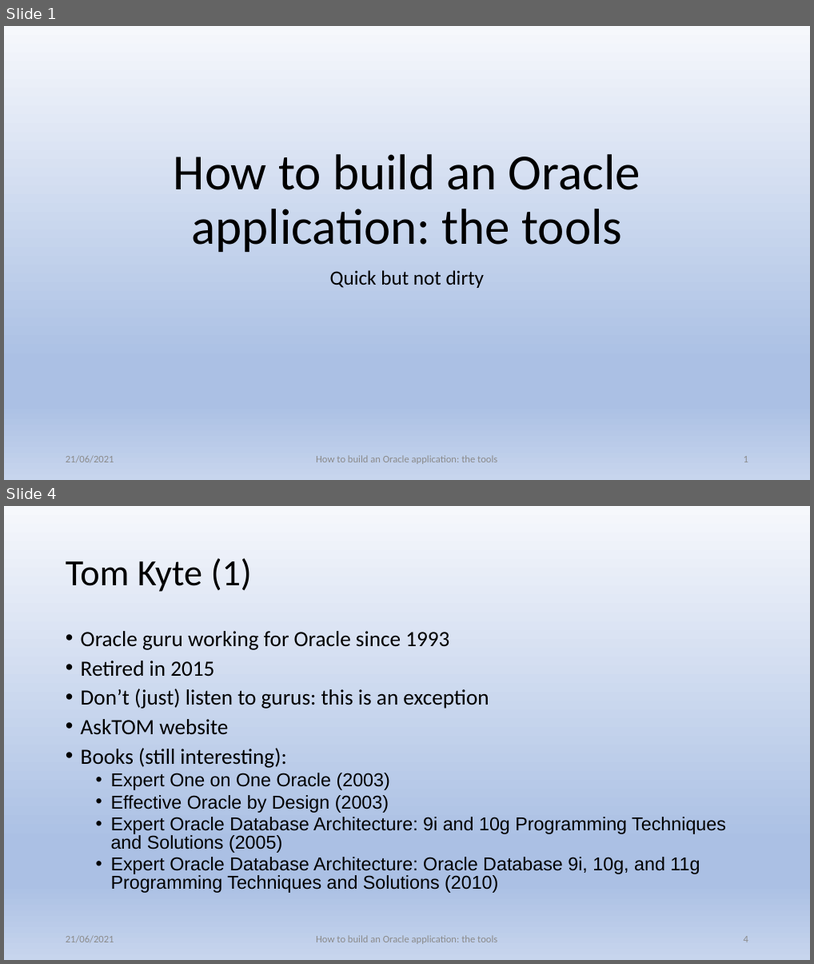
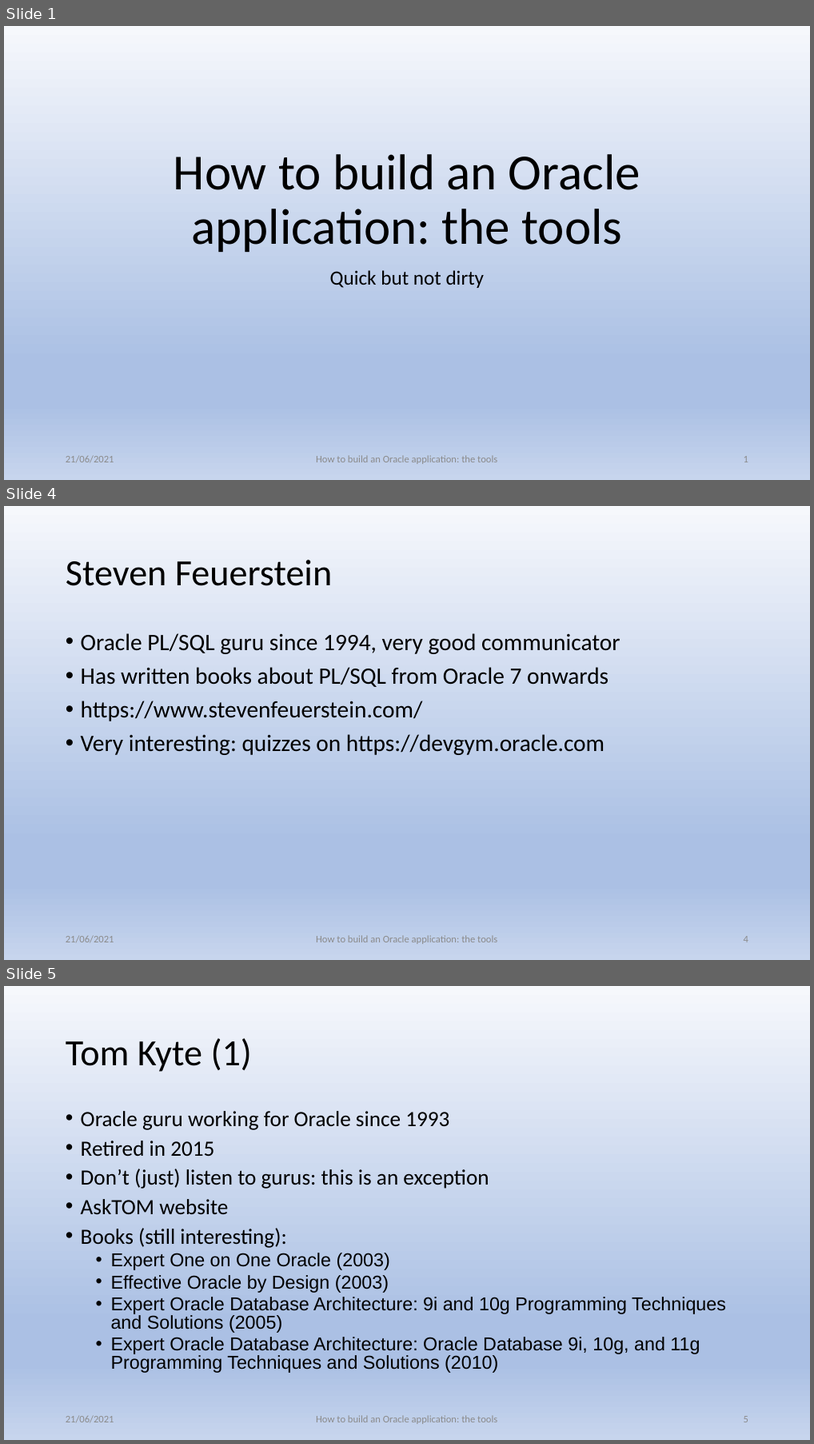
Before and after one commit to paulissoft/paulissoft, a slide deck: How to build an Oracle application - the tools.pptx. Shown one above the other, each under a label of ours: slides 1 and 4 before the commit, slides 1, 4 and 5 after it; the slides between them are not shown. The pictures are 814x964 and 814x1444 pixels, drawn with LibreOffice and Linux fonts; fonts in the diff are those of the drawing; background and template pictures are left out. Boxes give left, top, right and bottom in pixels: in the first picture for what was removed or moved away, otherwise in the second. Text is boxed around its words. In the diff, an @@ line names an element or a change of style, - is before the commit and + after.

```diff
--- a/How to build an Oracle application - the tools.pptx
+++ b/How to build an Oracle application - the tools.pptx
@@ slide 4 added at [4, 506, 810, 960], background gradient #F6F8FC to #ABC0E4 to #C7D5ED @@
@@ title added at [66, 560, 332, 586], 44 pt, text #000000 @@
+Steven Feuerstein
@@ text added at [81, 633, 620, 755], 28 pt, text #000000 @@
+• Oracle PL/SQL guru since 1994, very good communicator
+• Has written books about PL/SQL from Oracle 7 onwards
+• https://www.stevenfeuerstein.com/
+• Very interesting: quizzes on https://devgym.oracle.com
@@ text added at [66, 935, 114, 942], 12 pt, text #8C8C8C @@
+21/06/2021
@@ text added at [316, 935, 498, 944], 12 pt, text #8C8C8C @@
+How to build an Oracle application: the tools
@@ page number added at [744, 936, 749, 942], 12 pt, text #8C8C8C @@
+4
@@ what was slide 4 is now slide 5 @@
@@ page number at [744, 1416, 749, 1422]: text changed @@
-4
+5
```
Also in this commit, not shown: 2 slides changed, 1 other file.
